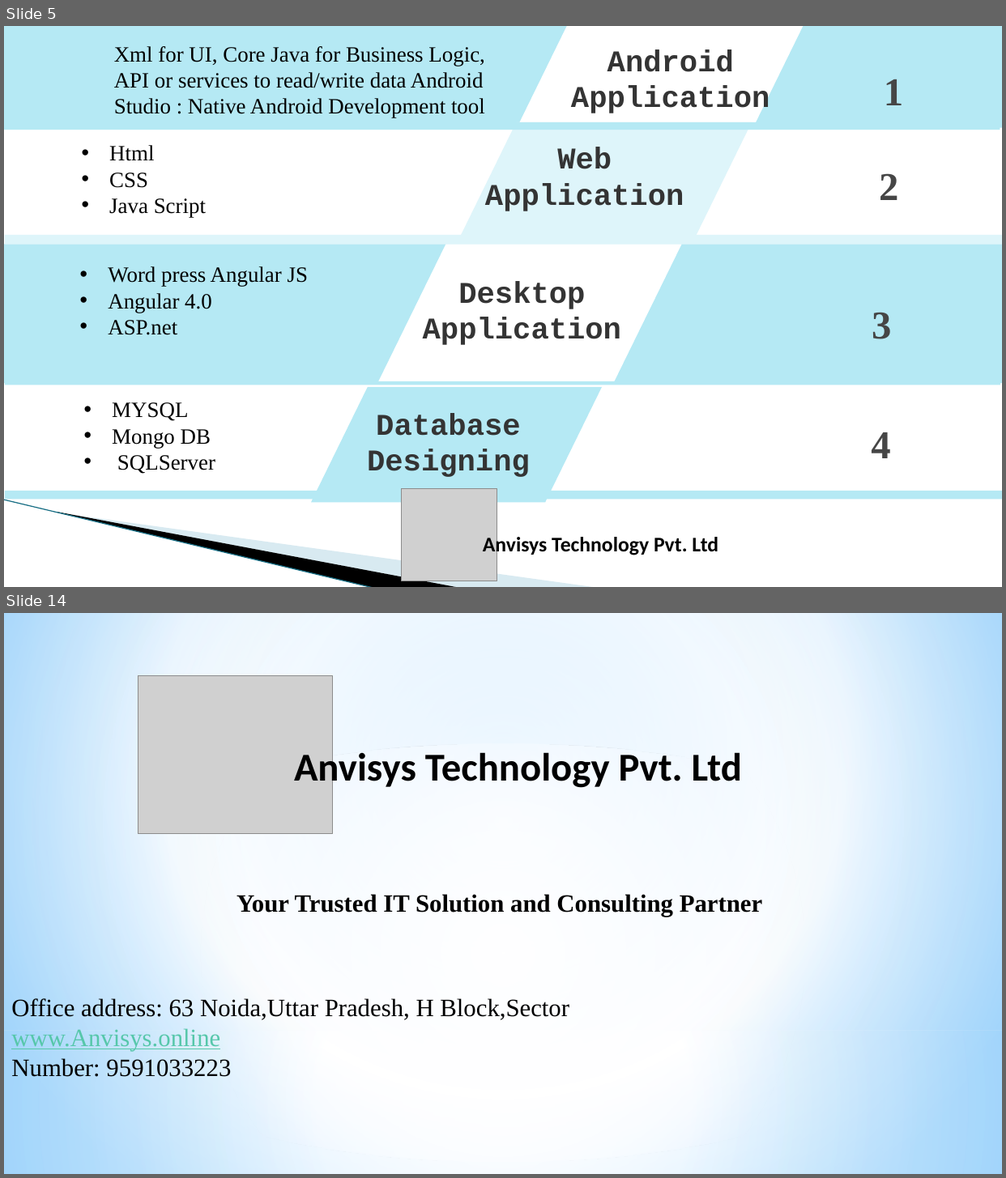
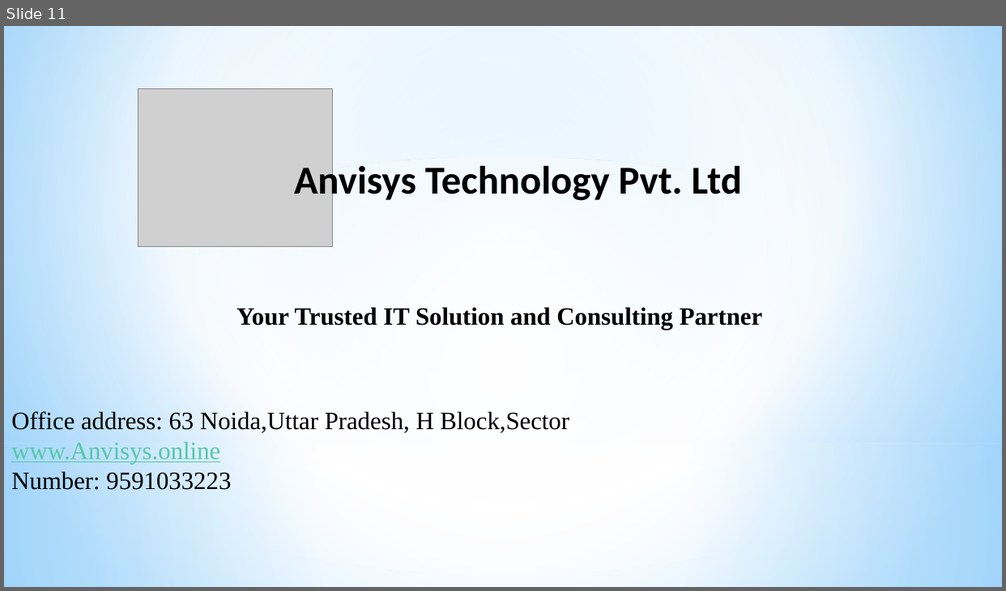
Before and after one commit to Anvisys/Documents, a slide deck: Anvisys technology presentation.pptx. Shown one above the other, each under a label of ours: slides 5 and 14 before the commit, slide 11 after it; the slides between them are not shown. The pictures are 1006x1178 and 1006x591 pixels, drawn with LibreOffice and Linux fonts; fonts in the diff are those of the drawing; grey boxes stand for pictures; background and template pictures are left out. Boxes give left, top, right and bottom in pixels: in the first picture for what was removed or moved away, otherwise in the second. Text is boxed around its words. In the diff, an @@ line names an element or a change of style, - is before the commit and + after.

```diff
--- a/Anvisys technology presentation.pptx
+++ b/Anvisys technology presentation.pptx
@@ slide 5 removed at box(4, 26, 1002, 587), background #FFFFFF @@
@@ group removed at box(4, 26, 1002, 128): 3 texts, 1 rectangle, 1 parallelogram @@
-  Android Application
-Xml for UI, Core Java for Business Logic, API or services to read/write data Android Studio : Native Android Development tool
-1
@@ rectangle removed at box(4, 122, 999, 130) @@
@@ group removed at box(90, 122, 997, 245): 3 texts, 1 rectangle, 1 parallelogram @@
-  Web Application
-• Html
-• CSS
-• Java Script
-2
@@ rectangle removed at box(5, 235, 1002, 245) @@
@@ group removed at box(4, 245, 1002, 383): 3 texts, 1 rectangle, 1 parallelogram @@
-  Desktop Application
-• Word press Angular JS
-• Angular 4.0
-• ASP.net
-3
@@ rectangle removed at box(5, 382, 1000, 385) @@
@@ group removed at box(32, 387, 998, 502): 3 texts, 1 rectangle, 1 parallelogram @@
-  Database Designing
-• MYSQL
-• Mongo DB
-• SQLServer
-4
@@ line removed from (4, 500) to (375, 587) @@
@@ rectangle removed at box(5, 491, 1002, 500) @@
@@ picture removed at box(401, 489, 496, 581) @@
@@ freeform shape removed at box(57, 512, 460, 587) @@
@@ freeform shape removed at box(58, 512, 598, 587) @@
@@ text removed at box(483, 535, 718, 557) @@
-Anvisys Technology Pvt. Ltd
@@ what was slide 14 is now slide 11 @@
```
Also in this commit, not shown: 8 slides changed, 1 slide added, 3 other slides removed, 1 other file.
